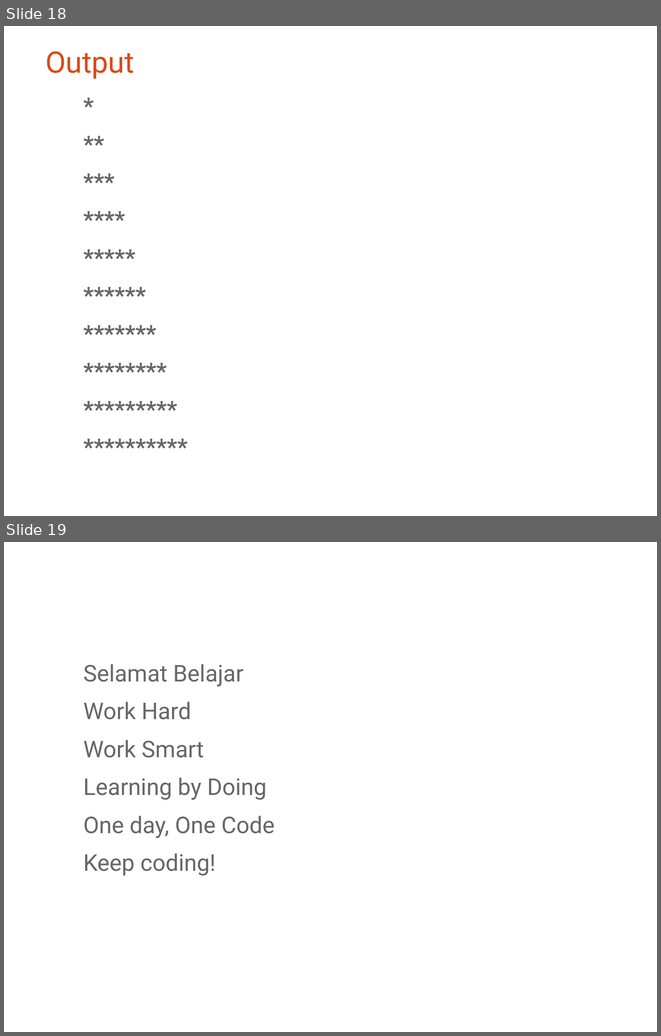
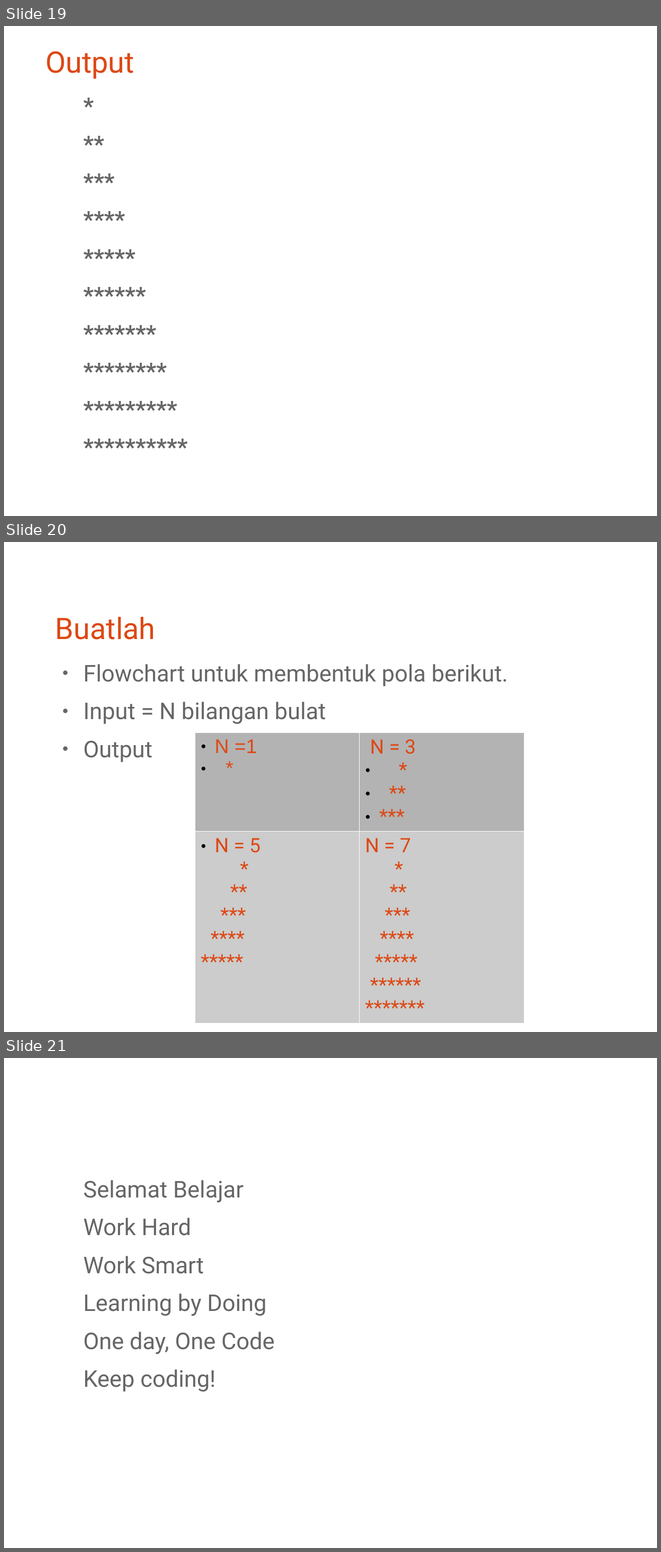
Before and after one commit to bagustris/prokom-tf, a slide deck: prokom1.odp. Shown one above the other, each under a label of ours: slides 18 and 19 before the commit, slides 19, 20 and 21 after it. The pictures are 661x1036 and 661x1552 pixels, drawn with LibreOffice and Linux fonts; fonts in the diff are those of the drawing. Boxes give left, top, right and bottom in pixels: in the first picture for what was removed or moved away, otherwise in the second. Text is boxed around its words. In the diff, an @@ line names an element or a change of style, - is before the commit and + after.

```diff
--- a/prokom1.odp
+++ b/prokom1.odp
@@ slide 20 added at <box>4,542,657,1032</box>, background #FFFFFF @@
@@ title added at <box>55,617,156,640</box>, 36 pt, text #DD4814 @@
+Buatlah
@@ text added at <box>84,664,508,762</box>, 28 pt, text #666666 @@
+● Flowchart untuk membentuk pola berikut.
+● Input = N bilangan bulat
+● Output
@@ table added at <box>195,732,524,1011</box>, 2 rows, 2 columns @@
+N =1 / * | N = 3 / * / ** / ***
+N = 5 / * / ** / *** / **** / ***** | N = 7 / * / ** / *** / **** / ***** / ****** / *******
@@ what was slide 18 is now slide 19 @@
@@ what was slide 19 is now slide 21 @@
```
Also in this commit, not shown: 3 slides changed, 1 other slide added, 1 other file.
